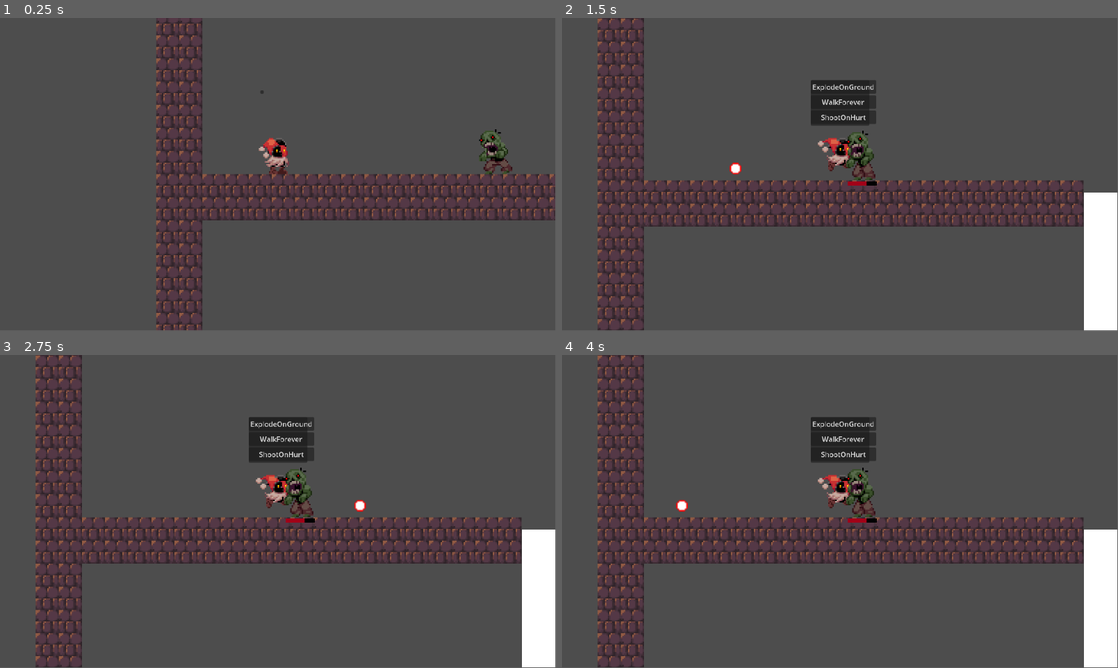
Above: before the commit, frames 1-4 (two rows, left to right).
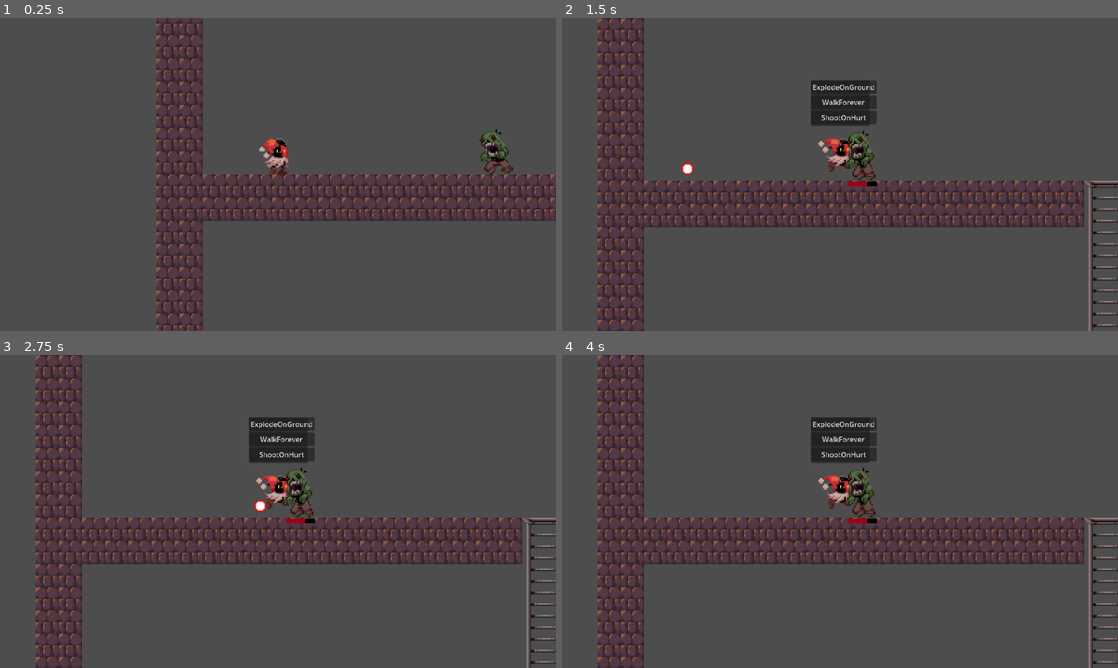
Above: after the commit, the same moments.

Repository: Varreaux/W4Game
Game: Godot game, scene res://Maps/Game.tscn
Same seed, same stepped clock (60 frames per second), same inputs: the game is played once before the commit and once after it.
Inputs (mouse positions are in pixels of both pictures, inside the frame that each line leads up to):
- Up to frame 1 (0.25 s): no input
- Up to frame 2 (1.5 s): move the mouse to (962, 158) at 0.52 s; hold Space (Jump) 0.53-1.28 s; hold D (Right) from 0.53 s (still down); move the mouse to (728, 190) at 1.27 s; click (728, 190) at 1.35 s
- Up to frame 3 (2.75 s): tap Space (Jump) at 1.52, 1.55, 1.82 s; move the mouse to (333, 442) at 2.02 s; release D (Right) at 2.03 s; hold A (Left) from 2.03 s (still down); hold Space (Jump) from 2.03 s (still down)
- Up to frame 4 (4 s): move the mouse to (812, 574) at 2.77 s; release A (Left) at 2.78 s; release Space (Jump) at 2.78 s; hold D (Right) from 2.78 s (still down); click (812, 574) at 2.85 s; tap Space (Jump) at 3.02, 3.05, 3.32 s; move the mouse to (1006, 558) at 3.52 s; hold Space (Jump) from 3.53 s (still down)
The window is 799x449 before the commit and 800x450 after it. Grey fills any space a smaller window leaves; there, only what the larger window draws over its background counts as a difference.

The runs differ from the first frame. In frame 1, 1.7% of the frame differs, in the area x 28-100%, y 2-100%; in frame 2, 4.8%, in the area x 6-100%, y 14-100%; in frame 3, 4.8%; in frame 4, 4.7%.

Commit message:
Doors and Ladders

Diff:
--- a/new-game-project/Maps/Game.tscn
+++ b/new-game-project/Maps/Game.tscn
@@ -8,15 +8,6 @@
 texture_filter = 1
 
 [node name="Room" parent="." instance=ExtResource("1_40ljq")]
-
-[node name="Room2" parent="." instance=ExtResource("1_40ljq")]
-position = Vector2(1152, 0)
-
-[node name="Room3" parent="." instance=ExtResource("1_40ljq")]
-position = Vector2(0, 528)
-
-[node name="Room4" parent="." instance=ExtResource("1_40ljq")]
-position = Vector2(1152, 528)
 
 [node name="player" parent="." instance=ExtResource("2_jso7u")]
 position = Vector2(84, 284)
--- a/new-game-project/Objects/Entities/player.tscn
+++ b/new-game-project/Objects/Entities/player.tscn
@@ -144,20 +144,22 @@
 ProgressBar/styles/background = SubResource("StyleBoxFlat_0mvyc")
 ProgressBar/styles/fill = SubResource("StyleBoxFlat_2cxmk")
 
-[node name="player" type="CharacterBody2D"]
-texture_filter = 1
-collision_layer = 2
+[node name="player" type="CharacterBody2D" groups=["player"]]
+texture_filter = 1
+collision_layer = 6
+collision_mask = 65
 script = ExtResource("1_n740s")
 move_speed = 100.0
 jump_power = -250.0
 gravity_shorthop = 1200.0
+ladder_climb_speed = 100.0
 hand_shoot_speed = 300.0
 hand_shoot_time = 0.3
 hand_idle_time = 0.1
 behaviors_menu_position = Vector2(-20, 40)
 ball_throw_power = 250.0
 gravity = 600.0
-max_health = 10
+max_health = 4
 
 [node name="Art" type="Sprite2D" parent="."]
 texture_filter = 1
@@ -217,6 +219,7 @@
 shape = SubResource("RectangleShape2D_6s7bg")
 
 [node name="BehaviorPanel" type="Panel" parent="."]
+visible = false
 offset_left = -11.685
 offset_top = -57.945
 offset_right = -3.6850004
@@ -238,6 +241,15 @@
 collision_mask = 8
 
 [node name="CollisionShape2D" type="CollisionShape2D" parent="Hurtbox"]
+position = Vector2(0, -12)
+shape = SubResource("RectangleShape2D_0mvyc")
+
+[node name="LadderDetector" type="Area2D" parent="."]
+position = Vector2(0, 1)
+collision_layer = 0
+collision_mask = 64
+
+[node name="CollisionShape2D" type="CollisionShape2D" parent="LadderDetector"]
 position = Vector2(0, -12)
 shape = SubResource("RectangleShape2D_0mvyc")
 
@@ -260,3 +272,5 @@
 show_percentage = false
 
 [connection signal="body_entered" from="HandParent/Hand" to="." method="_on_hand_body_entered"]
+[connection signal="area_entered" from="LadderDetector" to="." method="_on_ladder_detector_area_entered"]
+[connection signal="area_exited" from="LadderDetector" to="." method="_on_ladder_detector_area_exited"]
--- a/new-game-project/Scripts/Entities/player.gd
+++ b/new-game-project/Scripts/Entities/player.gd
@@ -3,10 +3,13 @@
 extends Entity
 
 enum {HAND_INACTIVE, HAND_SHOOTING, HAND_IDLING, HAND_RETURNING, HAND_RETURNING_HOLDING, HAND_HOLDING}
+
+@export_flags_2d_physics var ladder_layer
 
 @export var move_speed: float
 @export var jump_power: float
 @export var gravity_shorthop: float
+@export var ladder_climb_speed: float
 
 @export var hand_shoot_direction: Vector2
 @export var hand_shoot_speed: float
@@ -28,6 +31,10 @@
 var current_enemy = null
 var enemy_behaviors = []
 var held_behavior: Behavior
+var on_ladder: bool = false
+var touching_ladder: bool = false
+var ladder: Node2D
+
 static var instance: Player
 
 func _ready():
@@ -38,24 +45,34 @@
 	instance = self
 
 func _physics_process(delta: float) -> void:
-	#Handle horizontal movement
-	var _hor: float = Input.get_axis("Left", "Right")
-	velocity.x = _hor * move_speed
-
-	#Sprite flip
-	if _hor != 0:
-		$Art.flip_h = true if _hor < 0 else false
-
-	#Handle falling
-	if not is_on_floor():
-		velocity.y += gravity * delta
-		if do_short_hop and not Input.is_action_pressed("Jump") and velocity.y < 0:
-			velocity.y += gravity_shorthop * delta
-
-	if is_on_floor():
-		if velocity.y >= 0:
-			do_short_hop = false
-
+
+	if not on_ladder:
+		#Handle horizontal movement
+		var _hor: float = Input.get_axis("Left", "Right")
+		velocity.x = _hor * move_speed
+
+		#Sprite flip
+		if _hor != 0:
+			$Art.flip_h = true if _hor < 0 else false
+
+		#Handle falling
+		if not is_on_floor():
+			velocity.y += gravity * delta
+			if do_short_hop and not Input.is_action_pressed("Jump") and velocity.y < 0:
+				velocity.y += gravity_shorthop * delta
+
+		if is_on_floor():
+			if velocity.y >= 0:
+				do_short_hop = false
+
+		if touching_ladder:
+			if Input.is_action_just_pressed("Up") or Input.is_action_just_pressed("Down"):
+				on_ladder = true
+	else:
+		global_position.x = ladder.global_position.x + 16
+		var _vert: float = Input.get_axis("Up", "Down")
+		velocity.y = _vert * ladder_climb_speed
+		global_position.y = clamp(global_position.y, ladder.global_position.y, ladder.global_position.y + 160)
 	#Execute movement
 	move_and_slide()
 
@@ -98,9 +115,10 @@
 	if event.is_action_pressed("open_power_menu"):
 		stock_or_pull()
 
-	if event.is_action_pressed("Jump") and is_on_floor():
+	if event.is_action_pressed("Jump") and (is_on_floor() or on_ladder):
 		velocity.y = jump_power
 		do_short_hop = true
+		on_ladder = false
 	if event.is_action_pressed("Attack"):
 		attack()
 
@@ -114,6 +132,7 @@
 		player_behaviors = get_player_behaviors()
 		_show_behavior_menu(player_behaviors)
 	if hand_state == HAND_HOLDING:
+		if $Behaviors.get_child_count() >= 4: return
 		held_behavior.get_parent().remove_child(held_behavior)
 		get_node("Behaviors").add_child(held_behavior)
 		held_behavior.owner = self
@@ -209,3 +228,13 @@
 
 func get_mouse_direction() -> Vector2:
 	return (get_global_mouse_position() - global_position).normalized()
+
+
+func _on_ladder_detector_area_entered(area: Area2D) -> void:
+	touching_ladder = true
+	ladder = area as Node2D
+	print("OnLadder")
+
+func _on_ladder_detector_area_exited(_area: Area2D) -> void:
+	touching_ladder = false
+	print("OffLadder")
--- /dev/null
+++ b/new-game-project/Scripts/Objects/door.gd
@@ -0,0 +1,11 @@
+extends Node2D
+
+var open: bool = false
+
+func _on_player_detector_body_entered(_body: Node2D) -> void:
+	if not open:
+		open = true
+		$StaticBody2D/CollisionShape2D.set_deferred("disabled", true)
+		$Ladder.frame = 1
+		if _body.global_position > global_position:
+			$Ladder.flip_h = true
--- a/new-game-project/Scripts/behaviors/Actions/jump.gd
+++ b/new-game-project/Scripts/behaviors/Actions/jump.gd
@@ -5,6 +5,6 @@
 
 func on_trigger(_bypass_cooldown: bool = false):
 	if cooldown_counter > cooldown_time || _bypass_cooldown:
-		var jump_force = randf_range(100, 200)
+		var jump_force = randf_range(150, 250)
 		entity.velocity.y = -jump_force
 		cooldown_counter = 0
--- a/new-game-project/Scripts/behaviors/Actions/shoot.gd
+++ b/new-game-project/Scripts/behaviors/Actions/shoot.gd
@@ -2,7 +2,7 @@
 
 @onready var bullet = preload("res://Objects/Entities/bullet.tscn")
 
-var shooting_speed = randf_range(80, 200)
+var shooting_speed = randf_range(130, 250)
 @export_flags_2d_physics var collision_mask_player
 @export_flags_2d_physics var collision_mask_enemy
 
--- a/new-game-project/Scripts/behaviors/Actions/slash.gd
+++ b/new-game-project/Scripts/behaviors/Actions/slash.gd
@@ -5,7 +5,7 @@
 @export_flags_2d_physics var collision_mask_enemy
 
 func _ready() -> void:
-	cooldown_time = randf_range(0.5, 2)
+	cooldown_time = randf_range(0.4, 1.5)
 
 func on_trigger(_bypass_cooldown: bool = false):
 	if cooldown_counter > cooldown_time || _bypass_cooldown:
--- a/new-game-project/Worldgen/scenes/door.tscn
+++ b/new-game-project/Worldgen/scenes/door.tscn
@@ -1,11 +1,16 @@
-[gd_scene load_steps=3 format=3 uid="uid://cusj3ymf0bett"]
+[gd_scene load_steps=5 format=3 uid="uid://cusj3ymf0bett"]
 
 [ext_resource type="Texture2D" uid="uid://3xccdusxrdno" path="res://Art Assets/Door.png" id="1_gvcu8"]
+[ext_resource type="Script" uid="uid://45amsqh3h0uu" path="res://Scripts/Objects/door.gd" id="1_ql8jg"]
 
 [sub_resource type="RectangleShape2D" id="RectangleShape2D_gvcu8"]
 size = Vector2(6, 64)
 
+[sub_resource type="RectangleShape2D" id="RectangleShape2D_g3lkj"]
+size = Vector2(16, 64)
+
 [node name="Door" type="Node2D"]
+script = ExtResource("1_ql8jg")
 
 [node name="Ladder" type="Sprite2D" parent="."]
 position = Vector2(0, -32)
@@ -18,3 +23,13 @@
 [node name="CollisionShape2D" type="CollisionShape2D" parent="StaticBody2D"]
 position = Vector2(0, -32)
 shape = SubResource("RectangleShape2D_gvcu8")
+
+[node name="PlayerDetector" type="Area2D" parent="."]
+collision_layer = 0
+collision_mask = 4
+
+[node name="CollisionShape2D" type="CollisionShape2D" parent="PlayerDetector"]
+position = Vector2(0, -32)
+shape = SubResource("RectangleShape2D_g3lkj")
+
+[connection signal="body_entered" from="PlayerDetector" to="." method="_on_player_detector_body_entered"]
--- a/new-game-project/Worldgen/scenes/ladder.tscn
+++ b/new-game-project/Worldgen/scenes/ladder.tscn
@@ -1,10 +1,32 @@
-[gd_scene load_steps=2 format=3 uid="uid://bmuagxe2yr32w"]
+[gd_scene load_steps=4 format=3 uid="uid://bmuagxe2yr32w"]
 
-[ext_resource type="Texture2D" uid="uid://bo4uty76oxir1" path="res://sprites/ladder.png" id="1_xxwne"]
+[ext_resource type="Texture2D" uid="uid://bo4uty76oxir1" path="res://Worldgen/sprites/ladder.png" id="1_xxwne"]
+
+[sub_resource type="RectangleShape2D" id="RectangleShape2D_d31t5"]
+size = Vector2(32, 8)
+
+[sub_resource type="RectangleShape2D" id="RectangleShape2D_gitwl"]
+size = Vector2(32, 160)
 
 [node name="Ladder" type="Node2D"]
+texture_filter = 1
 
 [node name="Ladder" type="Sprite2D" parent="."]
-position = Vector2(15.75, 75.25)
-scale = Vector2(0.8243243, 0.75125635)
+position = Vector2(16, 72)
 texture = ExtResource("1_xxwne")
+
+[node name="StaticBody2D" type="StaticBody2D" parent="."]
+collision_layer = 65
+
+[node name="CollisionShape2D" type="CollisionShape2D" parent="StaticBody2D"]
+position = Vector2(16, -4)
+shape = SubResource("RectangleShape2D_d31t5")
+one_way_collision = true
+
+[node name="Area2D" type="Area2D" parent="."]
+collision_layer = 64
+collision_mask = 0
+
+[node name="CollisionShape2D" type="CollisionShape2D" parent="Area2D"]
+position = Vector2(16, 72)
+shape = SubResource("RectangleShape2D_gitwl")
--- a/new-game-project/Worldgen/scenes/room.tscn
+++ b/new-game-project/Worldgen/scenes/room.tscn
@@ -54,7 +54,6 @@
 source_id = 1
 min_margin = 8
 top_wall_tiles = 4
-corridor_width = 4
 entrance_height = 4
 ladder_scene = ExtResource("2_14vil")
 door_scene = ExtResource("3_jxe34")
@@ -69,9 +68,8 @@
 [node name="laddersDoors" type="Node2D" parent="."]
 
 [node name="Area2D" type="Area2D" parent="."]
-visible = false
 collision_layer = 0
-collision_mask = 0
+collision_mask = 4
 
 [node name="CollisionShape2D" type="CollisionShape2D" parent="Area2D"]
 position = Vector2(575, 391)
--- a/new-game-project/enemy.tscn
+++ b/new-game-project/enemy.tscn
@@ -16,6 +16,22 @@
 "transitions": PackedFloat32Array(1),
 "update": 1,
 "values": [0]
+}
+
+[sub_resource type="Animation" id="Animation_epg4t"]
+resource_name = "Jump"
+step = 0.3
+tracks/0/type = "value"
+tracks/0/imported = false
+tracks/0/enabled = true
+tracks/0/path = NodePath(".:frame")
+tracks/0/interp = 1
+tracks/0/loop_wrap = true
+tracks/0/keys = {
+"times": PackedFloat32Array(0),
+"transitions": PackedFloat32Array(1),
+"update": 1,
+"values": [2]
 }
 
 [sub_resource type="Animation" id="Animation_qi2p4"]
@@ -49,22 +65,6 @@
 "transitions": PackedFloat32Array(1, 1),
 "update": 1,
 "values": [1, 0]
-}
-
-[sub_resource type="Animation" id="Animation_epg4t"]
-resource_name = "Jump"
-step = 0.3
-tracks/0/type = "value"
-tracks/0/imported = false
-tracks/0/enabled = true
-tracks/0/path = NodePath(".:frame")
-tracks/0/interp = 1
-tracks/0/loop_wrap = true
-tracks/0/keys = {
-"times": PackedFloat32Array(0),
-"transitions": PackedFloat32Array(1),
-"update": 1,
-"values": [2]
 }
 
 [sub_resource type="AnimationLibrary" id="AnimationLibrary_epg4t"]
@@ -136,6 +136,7 @@
 [node name="Enemy" type="CharacterBody2D" groups=["enemies"]]
 texture_filter = 1
 collision_layer = 2
+collision_mask = 65
 script = ExtResource("1_7k104")
 gravity = 600.0
 max_health = 3
--- a/new-game-project/project.godot
+++ b/new-game-project/project.godot
@@ -14,6 +14,14 @@
 run/main_scene="uid://hmdl7ev8bxit"
 config/features=PackedStringArray("4.5", "GL Compatibility")
 config/icon="res://icon.svg"
+
+[display]
+
+window/stretch/mode="viewport"
+
+[global_group]
+
+player=""
 
 [input]
 
@@ -61,6 +69,7 @@
 2d_physics/layer_4="Hitbox"
 2d_physics/layer_5="PlayerHurtbox"
 2d_physics/layer_6="EnemyHurtbox"
+2d_physics/layer_7="Ladder"
 
 [rendering]
 
Binary file changed: new-game-project/Art Assets/Door.png
Not shown, added: new-game-project/Scripts/Objects/door.gd.uid
Binary file changed: new-game-project/Worldgen/sprites/ladder.png
Not shown, added: new-game-project/export_presets.cfg
